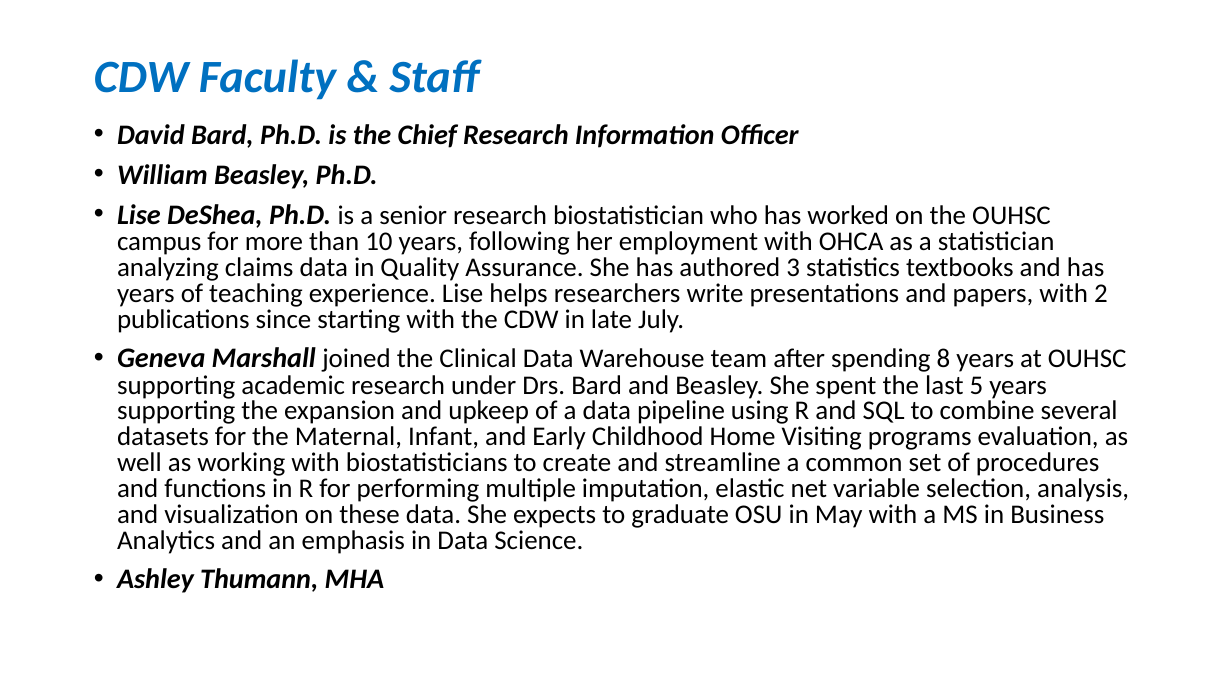
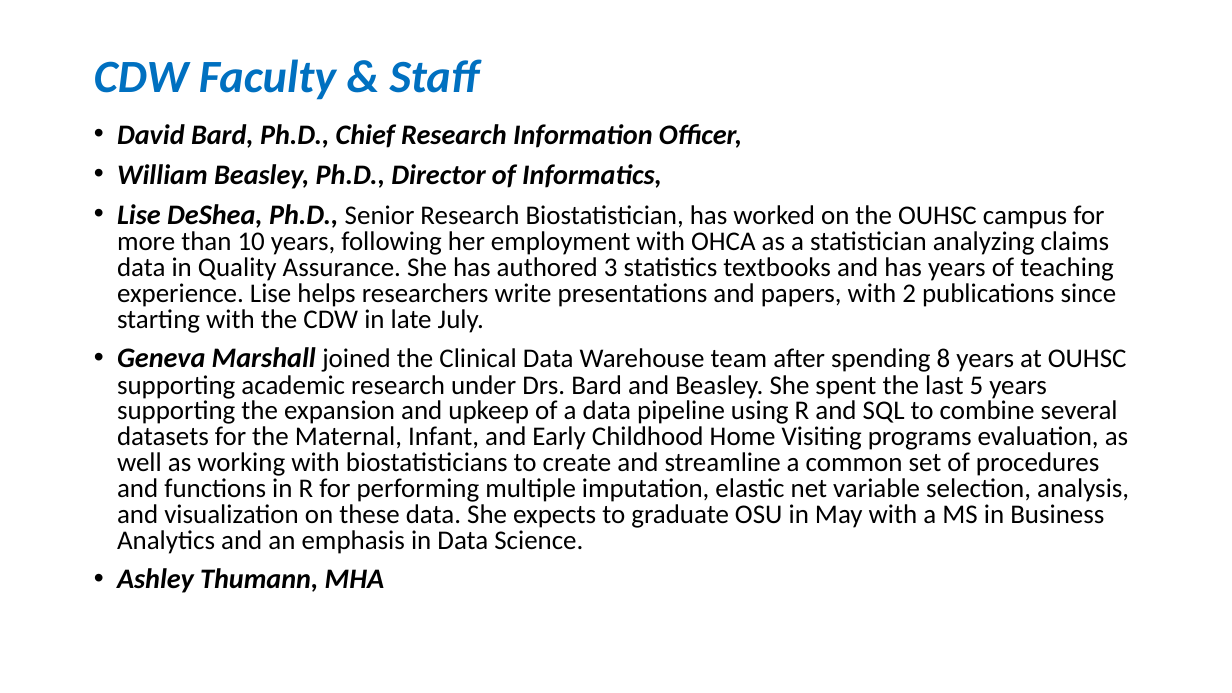
Before and after one commit to OuhscBbmc/prairie-outpost-public, a slide deck: slide 12 of publications/presentation-2020-12-ou-health/cdw-2020-12.pptx (slide 11 before the commit). Drawn at 1232x693 pixels with LibreOffice and Linux fonts; fonts in the diff are those of the drawing. Boxes give left, top, right and bottom in pixels: in the first picture for what was removed or moved away, otherwise in the second. Text is boxed around its words. In the diff, an @@ line names an element or a change of style, - is before the commit and + after.

Commit message:
updated slides
ref https://github.com/OuhscBbmc/prairie-outpost/issues/488

```diff
--- a/publications/presentation-2020-12-ou-health/cdw-2020-12.pptx
+++ b/publications/presentation-2020-12-ou-health/cdw-2020-12.pptx
@@ text at box(117, 124, 1117, 333): text changed @@
-• David Bard, Ph.D. is the Chief Research Information Officer
-• William Beasley, Ph.D.
-• Lise DeShea, Ph.D. is a senior research biostatistician who has worked on the OUHSC campus for more than 10 years, following her employment with OHCA as a statistician analyzing claims data in Quality Assurance. She has authored 3 statistics textbooks and has years of teaching experience. Lise helps researchers write presentations and papers, with 2 publications since starting with the CDW in late July.
+• David Bard, Ph.D., Chief Research Information Officer,
+• William Beasley, Ph.D., Director of Informatics,
+• Lise DeShea, Ph.D., Senior Research Biostatistician, has worked on the OUHSC campus for more than 10 years, following her employment with OHCA as a statistician analyzing claims data in Quality Assurance. She has authored 3 statistics textbooks and has years of teaching experience. Lise helps researchers write presentations and papers, with 2 publications since starting with the CDW in late July.
```
Also in this commit, not shown: 1 other slide changed, 1 slide added, 1 other file.
